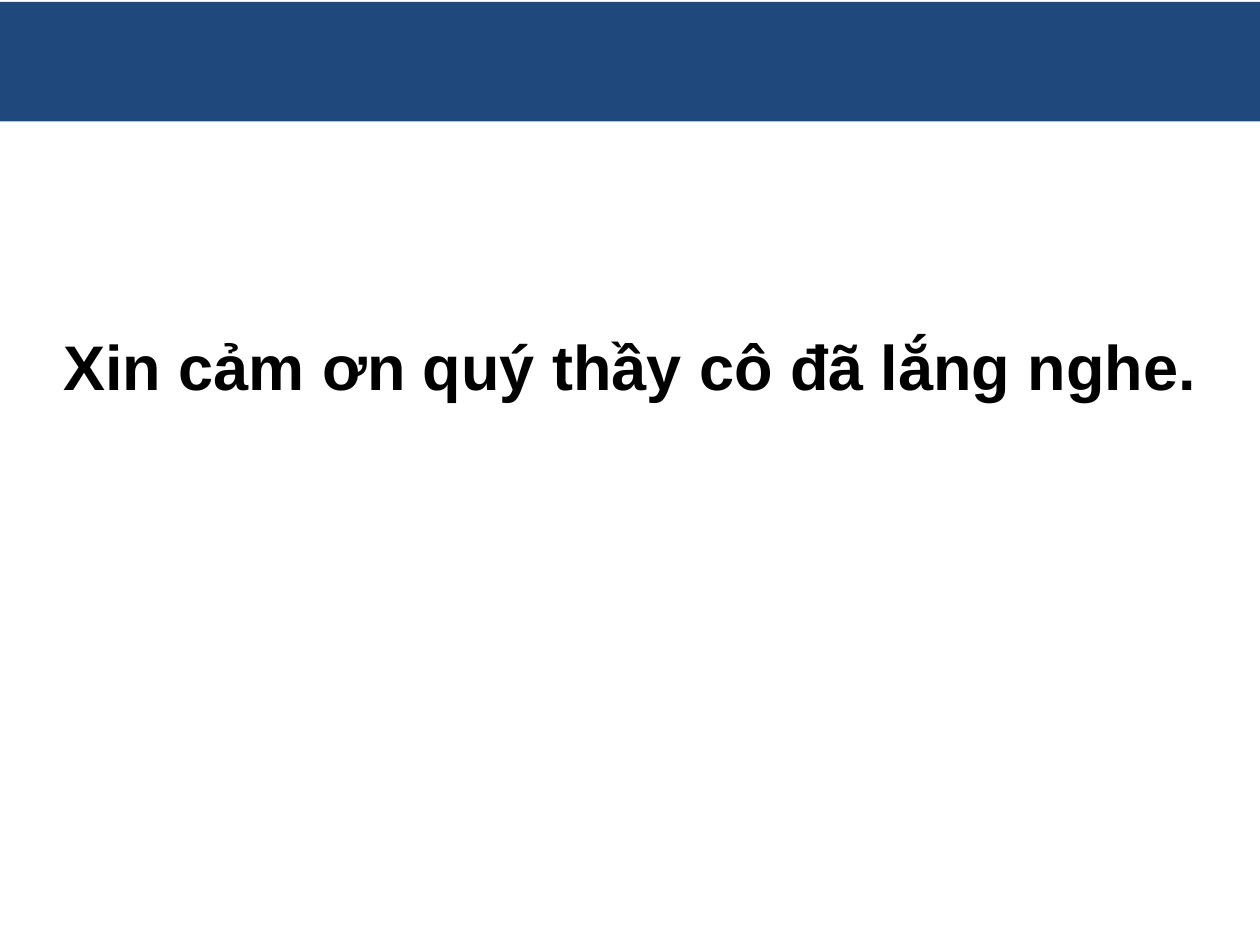
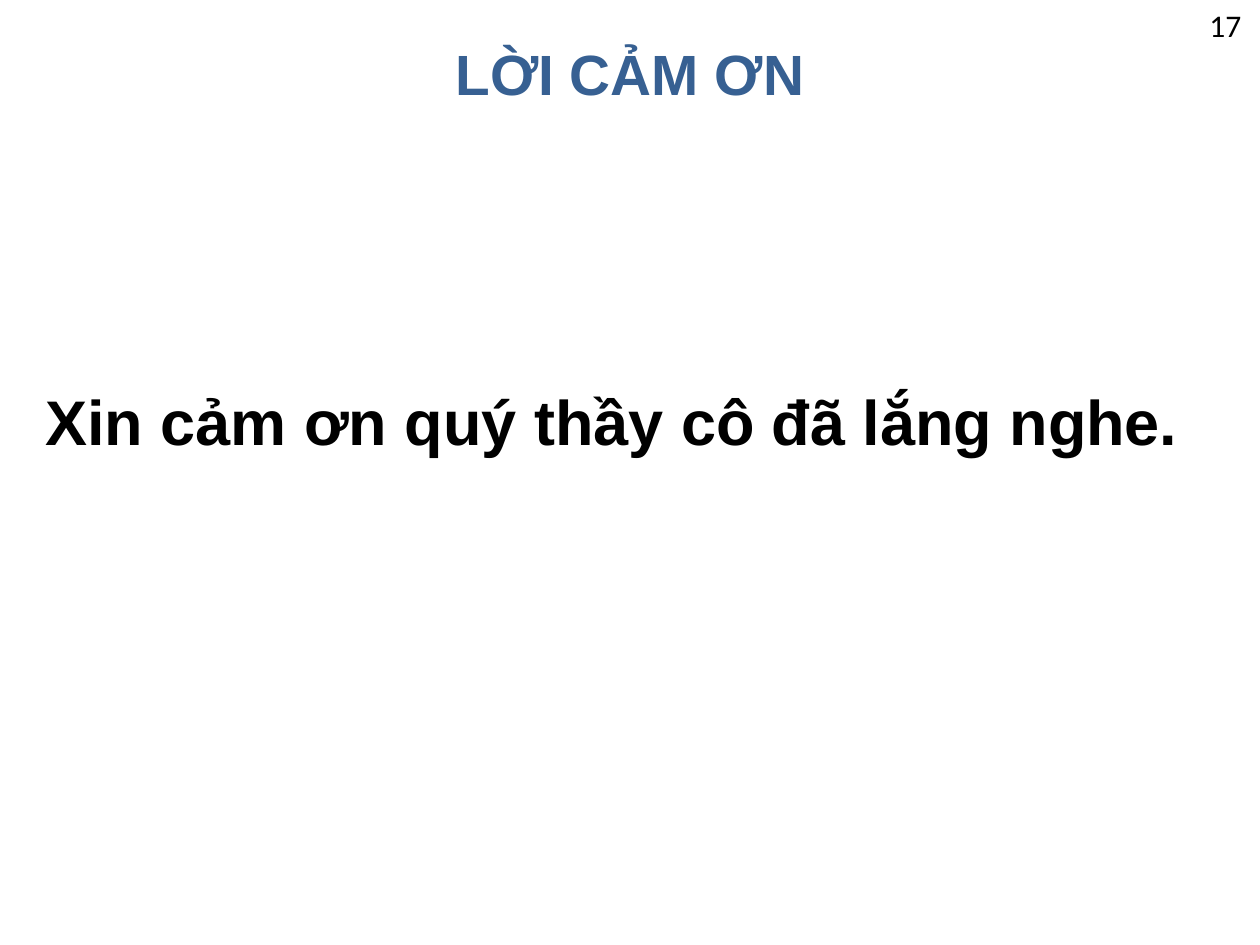
Before and after one commit to nguyentruongvu2/tn-nguyentruongvu-taohoclieu-rag, a slide deck: slide 18 of docs/PPT_RAG_Tao_tai_lieu_giang_day.pptx (slide 17 before the commit). Drawn at 1260x945 pixels with LibreOffice and Linux fonts; fonts in the diff are those of the drawing; background and template pictures are left out. Boxes give left, top, right and bottom in pixels: in the first picture for what was removed or moved away, otherwise in the second. Text is boxed around its words. In the diff, an @@ line names an element or a change of style, - is before the commit and + after.

```diff
--- a/docs/PPT_RAG_Tao_tai_lieu_giang_day.pptx
+++ b/docs/PPT_RAG_Tao_tai_lieu_giang_day.pptx
@@ rectangle removed at <box>0,3,1260,122</box> @@
@@ text added at <box>1209,16,1241,37</box>, 18 pt, text #000000 @@
+17
@@ title added at <box>456,50,804,96</box>, 32.4 pt, text #376092, bold @@
+LỜI CẢM ƠN
@@ text "Xin cảm ơn quý thầy ...": place and size @@
-text "Xin cảm ơn quý thầy ..." at <box>63,341,1196,402</box>
+text "Xin cảm ơn quý thầy ..." at <box>45,395,1178,456</box>
@@ text "Xin cảm ơn quý thầy ..." at <box>45,395,1178,456</box>: less space between paragraphs @@
```
Also in this commit, not shown: 16 other slides changed, 1 slide added.
